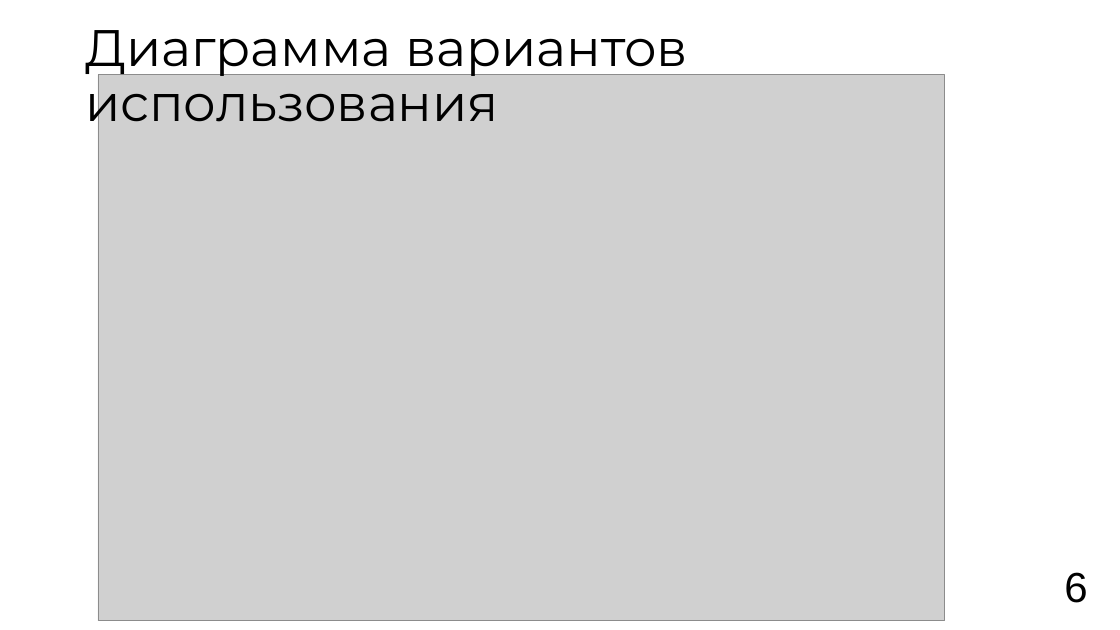
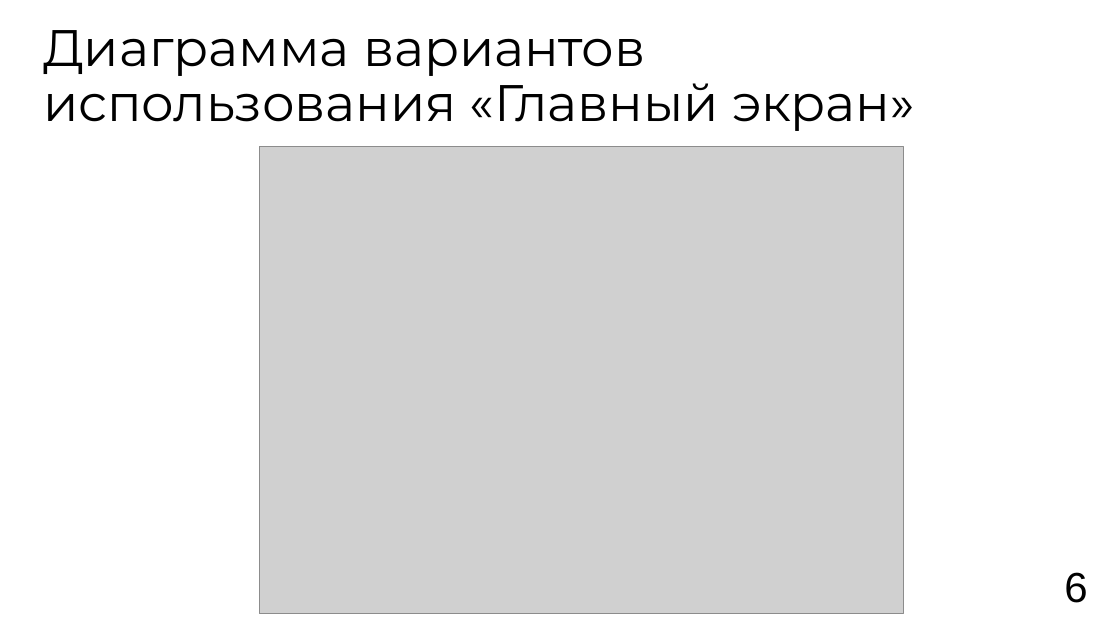
Before and after one commit to vafeenLabs/demo-coursework_6-semester, a slide deck: slide 6 of Vafeen_3_61_presentation.pptx. Drawn at 1120x630 pixels with LibreOffice and Linux fonts; fonts in the diff are those of the drawing; grey boxes stand for pictures. Boxes give left, top, right and bottom in pixels: in the first picture for what was removed or moved away, otherwise in the second. Text is boxed around its words. In the diff, an @@ line names an element or a change of style, - is before the commit and + after.

```diff
--- a/Vafeen_3_61_presentation.pptx
+++ b/Vafeen_3_61_presentation.pptx
@@ title at (43, 30, 915, 131): text changed @@
-Диаграмма вариантов использования
+Диаграмма вариантов использования «Главный экран»
@@ picture: place and size @@
-picture at (98, 75, 945, 621)
+picture at (259, 146, 903, 613)
```
Also in this commit, not shown: 5 other slides changed, 1 slide added, 2 other files.
